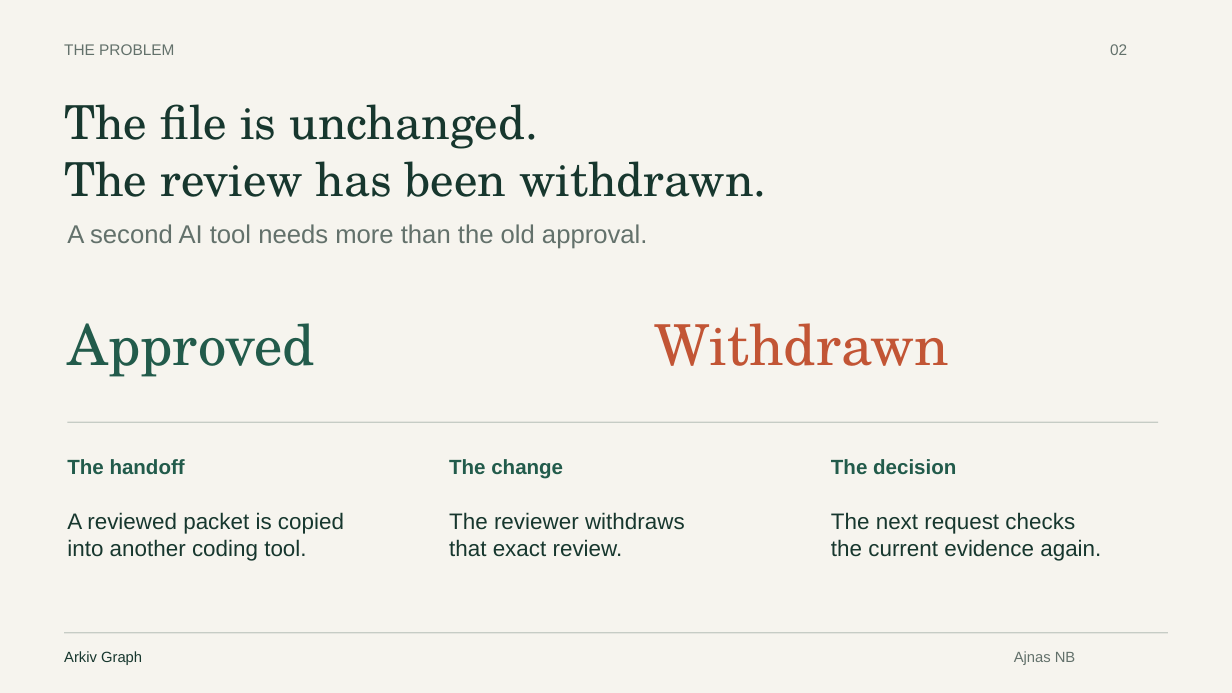
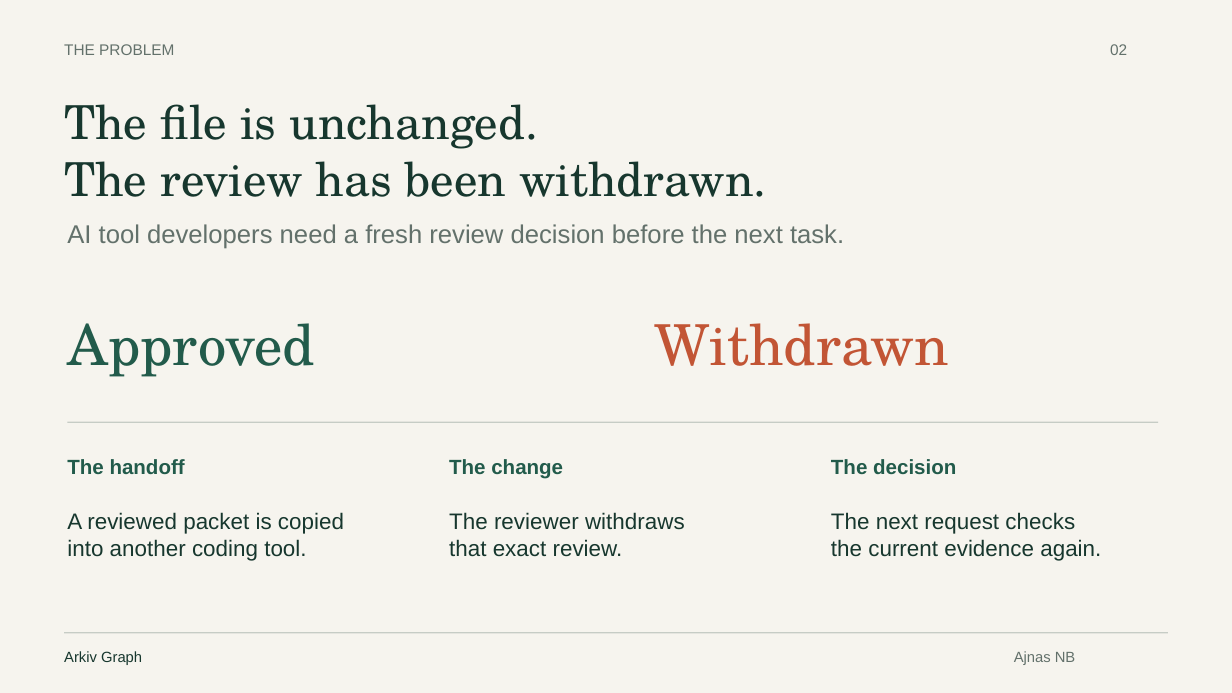
Before and after one commit to AjnasNB/app-passport, a slide deck: slide 2 of apps/web/public/downloads/arkiv-graph-pitch.pptx. Drawn at 1232x693 pixels with LibreOffice and Linux fonts; fonts in the diff are those of the drawing. Boxes give left, top, right and bottom in pixels: in the first picture for what was removed or moved away, otherwise in the second. Text is boxed around its words. In the diff, an @@ line names an element or a change of style, - is before the commit and + after.

```diff
--- a/apps/web/public/downloads/arkiv-graph-pitch.pptx
+++ b/apps/web/public/downloads/arkiv-graph-pitch.pptx
@@ text at bbox=[67, 224, 844, 249]: text changed @@
-A second AI tool needs more than the old approval.
+AI tool developers need a fresh review decision before the next task.
```
Also in this commit, not shown: 3 other slides changed, 4 other files.
